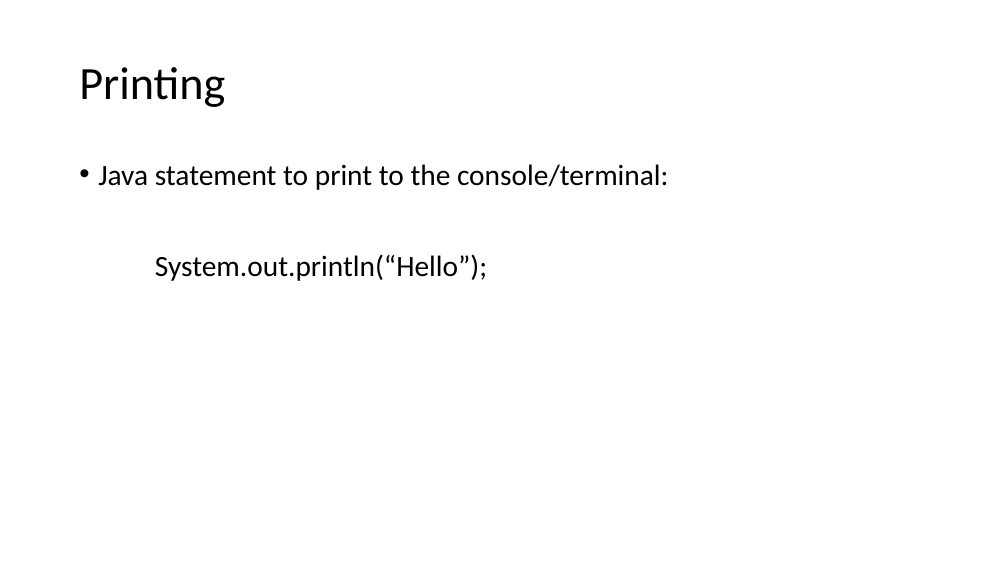
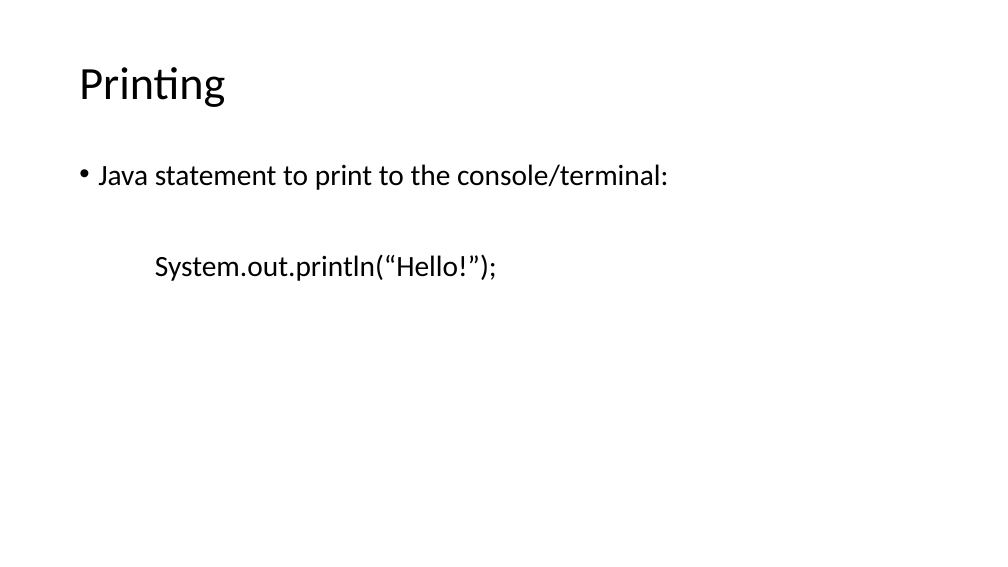
Before and after one commit to ucsd-cse11-sp21/ucsd-cse11-sp21.github.io, a slide deck: slide 4 of lectures/lecture-14/Lecture-Live B00/Lecture 14 - Lecture.pptx. Drawn at 1008x567 pixels with LibreOffice and Linux fonts; fonts in the diff are those of the drawing. Boxes give left, top, right and bottom in pixels: in the first picture for what was removed or moved away, otherwise in the second. Text is boxed around its words. In the diff, an @@ line names an element or a change of style, - is before the commit and + after.

Commit message:
Lecture 14 update

```diff
--- a/lectures/lecture-14/Lecture-Live B00/Lecture 14 - Lecture.pptx
+++ b/lectures/lecture-14/Lecture-Live B00/Lecture 14 - Lecture.pptx
@@ text at [155,254,497,281]: text changed @@
-System.out.println(“Hello”);
+System.out.println(“Hello!”);
```
Also in this commit, not shown: 4 other slides changed, 19 other files.
